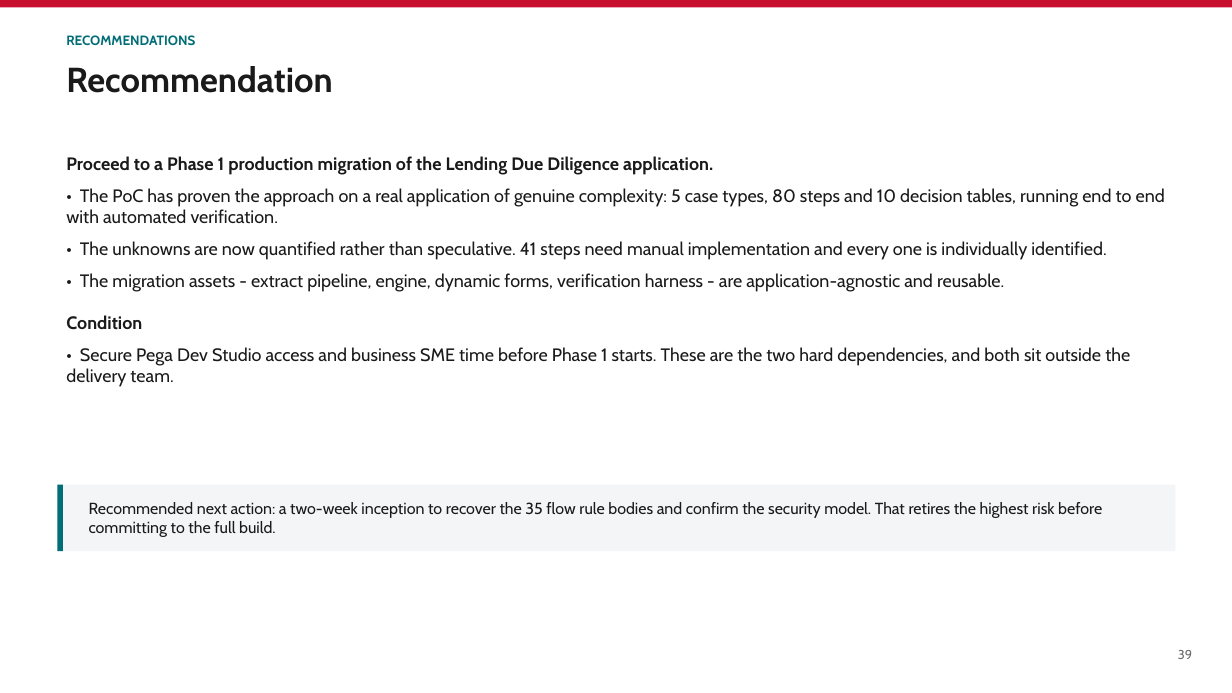
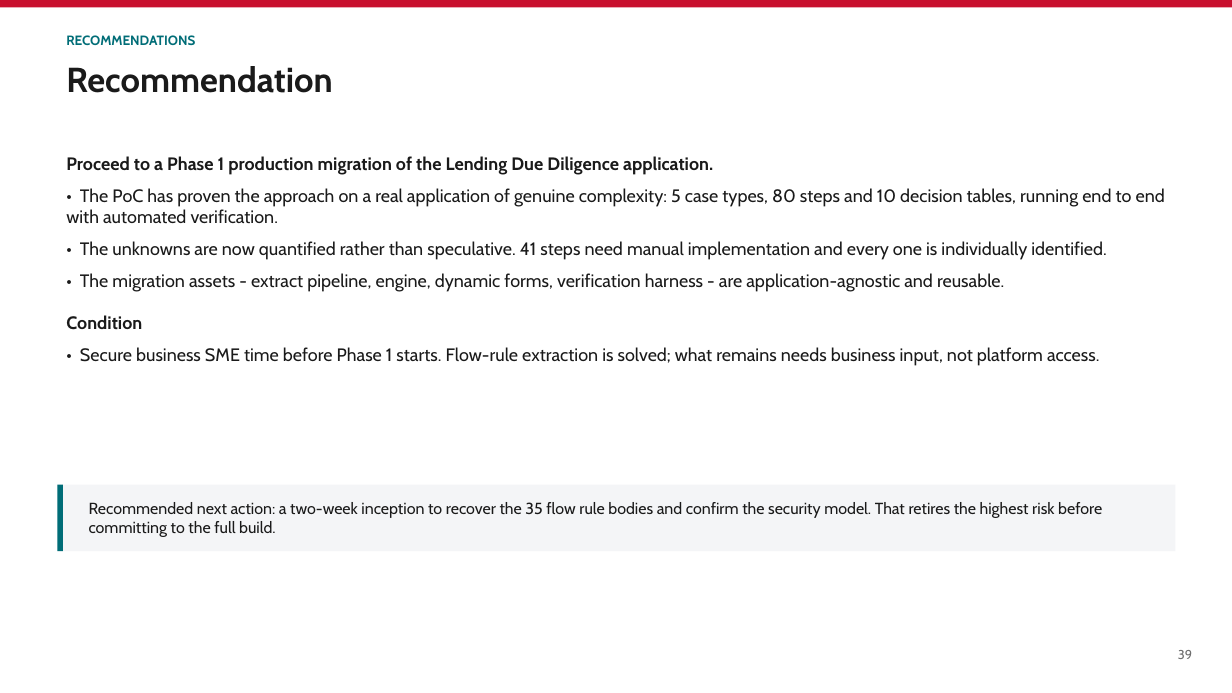
Before and after one commit to parclarke/LDD, a slide deck: slide 39 of lending-due-diligence-app/docs/Pega-to-PowerPlatform-Migration-PoC.pptx. Drawn at 1232x693 pixels with LibreOffice and Linux fonts; fonts in the diff are those of the drawing. Boxes give left, top, right and bottom in pixels: in the first picture for what was removed or moved away, otherwise in the second. Text is boxed around its words. In the diff, an @@ line names an element or a change of style, - is before the commit and + after.

```diff
--- a/lending-due-diligence-app/docs/Pega-to-PowerPlatform-Migration-PoC.pptx
+++ b/lending-due-diligence-app/docs/Pega-to-PowerPlatform-Migration-PoC.pptx
@@ text at <box>80,347,1099,366</box>: text changed @@
-• Secure Pega Dev Studio access and business SME time before Phase 1 starts. These are the two hard dependencies, and both sit outside the delivery team.
+• Secure business SME time before Phase 1 starts. Flow-rule extraction is solved; what remains needs business input, not platform access.
```
Also in this commit, not shown: 10 other slides changed.
